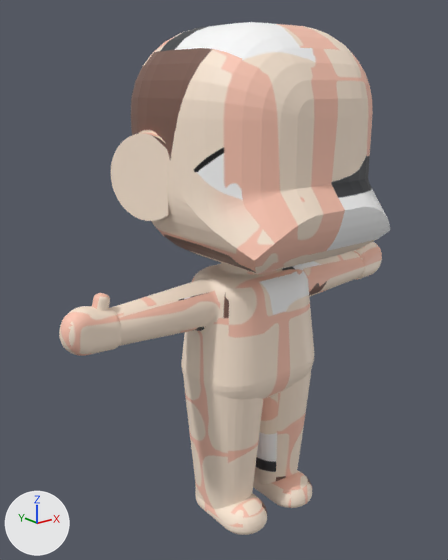
The glTF model public/assets/ChrBase.gltf: old version first, new version second.
Before and after are seen from a 50 mm lens placed at (-0.988, -1.13, 1.102), pointed at (-0.043, 0.051, 0.63). Every picture has the same lights, and +X, +Y and +Z are marked at lower left. Where no turn or scale is listed for an object, it has been applied to the vertices. Vertices at the same position are counted once.

In view in the first picture: 'ChrBase'.
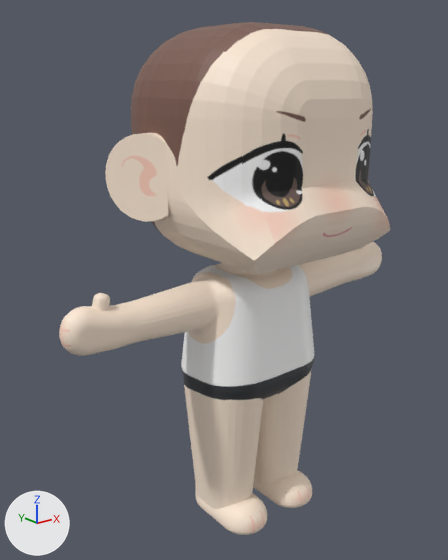
Where the newer file only moved an object's origin or applied its transform, the numbers keep the older frame.

Diff of the bpy script that builds the scene:
```diff
--- a/public/assets/ChrBase.gltf.py
+++ b/public/assets/ChrBase.gltf.py
@@ mat_매테리얼_002 @@
 n1 = _N.new('ShaderNodeOutputMaterial'); n1.name = 'Material Output'
+n3 = _N.new('ShaderNodeMix'); n3.name = 'Mix'
+n3.data_type = 'RGBA'
+n3.blend_type = 'MULTIPLY'
+n3.inputs[0].default_value = 1.0  # 'Factor'
+n4 = _N.new('ShaderNodeVertexColor'); n4.name = 'Color Attribute'
 n2 = _N.new('ShaderNodeTexImage'); n2.name = 'Image Texture'
@@ mat_매테리얼_002 @@
 n0 = _N.new('ShaderNodeBsdfPrincipled'); n0.name = 'Principled BSDF'
 _L.new(n0.outputs[0], n1.inputs[0])  # 'BSDF' to 'Surface'
-_L.new(n2.outputs[0], n0.inputs[0])  # 'Color' to 'Base Color'
+_L.new(n3.outputs[2], n0.inputs[0])  # 'Result' to 'Base Color'
+_L.new(n4.outputs[0], n3.inputs[7])  # 'Color' to 'B'
+_L.new(n2.outputs[0], n3.inputs[6])  # 'Color' to 'A'
@@ me_chrbase @@
 # used by ob_chrbase; location = (0.0, 0.0, 0.7)
-me_chrbase.from_pydata(...)  # 4917 vertices, 9830 faces; spans x -0.512..0.512, y -0.29..0.31, z -0.7..0.53
+me_chrbase.from_pydata(...)  # 5784 vertices, 12141 faces; spans x -0.512..0.512, y -0.29..0.31, z -0.7..0.53
+# me_chrbase part 1: 19 vertices moved from x 0.012..0.45, y -0.042..0.071, z -0.083..-0.024 to x 0.012..0.45, y -0.043..0.071, z -0.089..-0.024; 191 vertices removed from x 0.392..0.512, y -0.042..0.042, z -0.14..-0.029; 437 vertices added at x 0.25..0.51, y -0.051..0.051, z -0.148..-0.037
+# me_chrbase part 2: 19 vertices moved from x -0.45..-0.395, y -0.036..0.042, z -0.14..-0.043 to x -0.45..-0.354, y -0.037..0.043, z -0.14..-0.043; 186 vertices removed from x -0.512..-0.392, y -0.042..0.042, z -0.14..-0.038; 432 vertices added at x -0.507..-0.25, y -0.051..0.051, z -0.148..-0.03
+# me_chrbase part 3: 8 vertices moved within x -0.151..0.078, y -0.085..0.086, z -0.63..-0.309; 8 vertices removed from x -0.147..0.092, y -0.086..0.036, z -0.669..-0.63; 242 vertices added at x -0.162..0.162, y -0.1..0.1, z -0.67..-0.47
+# me_chrbase part 4: 4 vertices moved from x -0.261..-0.249, y -0.012..0.041, z 0.115..0.302 to x -0.26..-0.249, y -0.012..0.041, z 0.115..0.302; 55 vertices removed from x -0.308..-0.234, y -0.013..0.138, z 0.115..0.305; 161 vertices added at x -0.326..-0.234, y -0.008..0.139, z 0.115..0.305
+# me_chrbase part 5: 7536 kept faces spanning x -0.512..0.512, y -0.29..0.31, z -0.7..0.53 get new texture (UV) coordinates
 me_chrbase.materials.append(mat_매테리얼_002)
```

What differs and where, as boxes (x1, y1, x2, y2) in the pictures (448 x 560 px):
'ChrBase', recoloured, reshaped: (59, 22, 390, 535) in both
part 1 of me_chrbase, built on: before (300, 243, 374, 297); after (300, 243, 377, 297)
part 2 of me_chrbase, built on: before (60, 280, 215, 349); after (63, 280, 215, 355)
part 3 of me_chrbase, built on: before (196, 392, 306, 511); after (186, 390, 309, 528)
part 4 of me_chrbase, built on: before (111, 114, 217, 234); after (105, 115, 217, 234)
part 5 of me_chrbase, surface changed: (60, 22, 390, 533) in both
